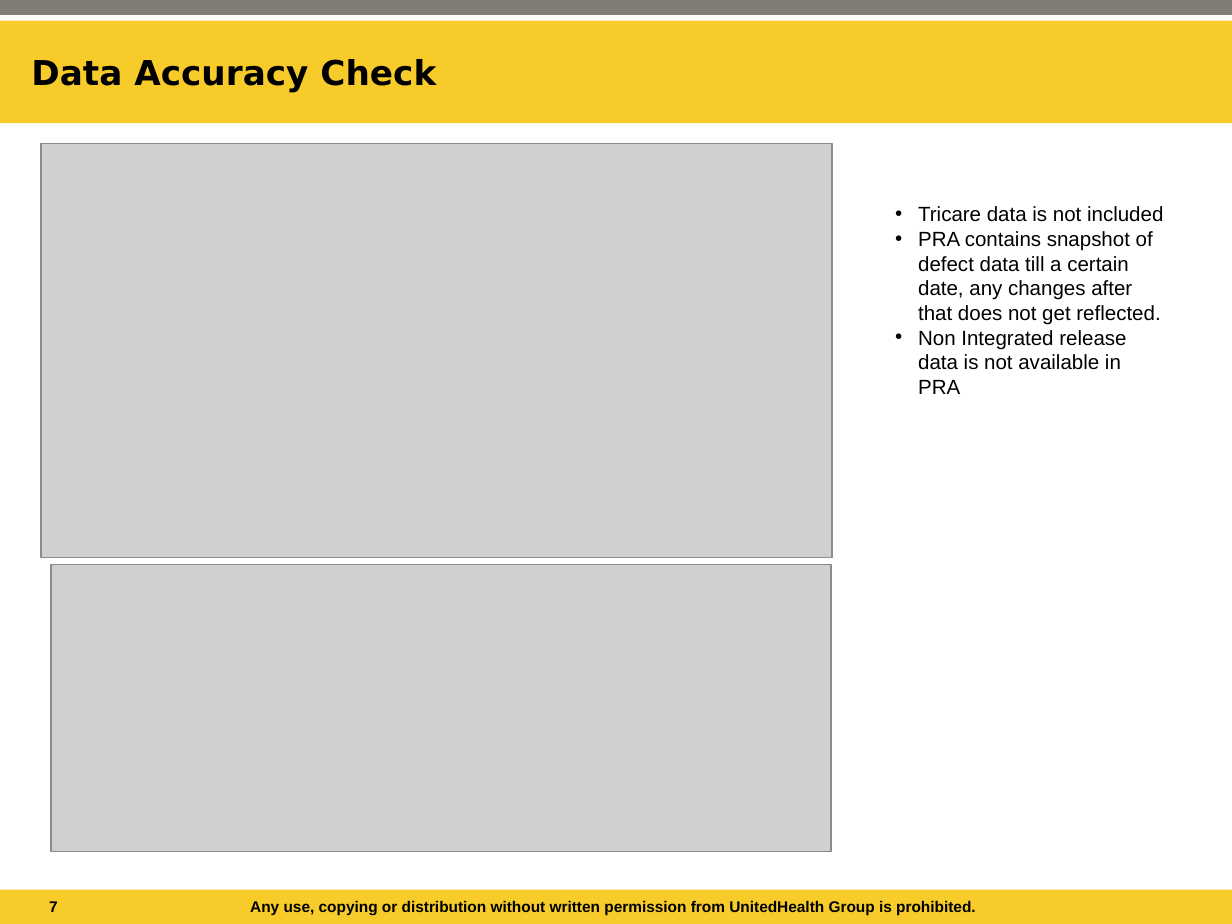
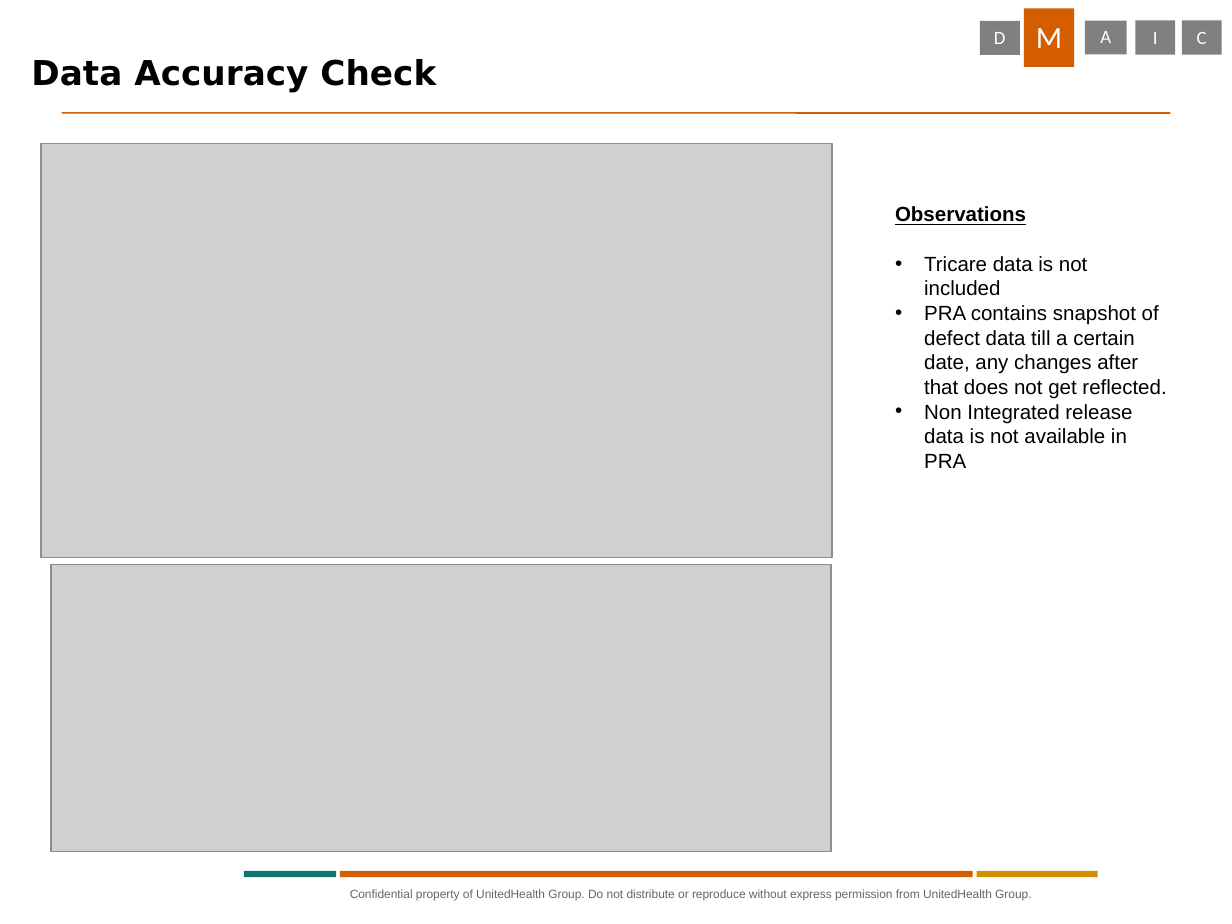
Before and after one commit to tp70227/GBDocs, a slide deck: slide 10 of Final update - DD GB.ppt (slide 7 before the commit). Drawn at 1232x924 pixels with LibreOffice and Linux fonts; fonts in the diff are those of the drawing; grey boxes stand for pictures; background and template pictures are left out. Boxes give left, top, right and bottom in pixels: in the first picture for what was removed or moved away, otherwise in the second. Text is boxed around its words. In the diff, an @@ line names an element or a change of style, - is before the commit and + after.

Commit message:
Commit after analysis phase
-all the data till analysis phase
-Final analysis data is in final data of GB

```diff
--- a/Final update - DD GB.ppt
+++ b/Final update - DD GB.ppt
@@ rectangle removed at (x1=0, y1=21, x2=1232, y2=123) @@
@@ rectangle removed at (x1=0, y1=0, x2=1232, y2=16) @@
@@ rectangle added at (x1=979, y1=21, x2=1019, y2=55), fill #808080, 11 pt, text #FFFFFF @@
+D
@@ rectangle added at (x1=1024, y1=9, x2=1074, y2=68), fill #D45D00, 18 pt, text #FFFFFF @@
+M
@@ rectangle added at (x1=1085, y1=21, x2=1127, y2=54), fill #808080, 11 pt, text #FFFFFF @@
+A
@@ rectangle added at (x1=1136, y1=21, x2=1175, y2=55), fill #808080, 11 pt, text #FFFFFF @@
+I
@@ rectangle added at (x1=1181, y1=21, x2=1221, y2=55), fill #808080, 11 pt, text #FFFFFF @@
+C
@@ freeform shape added at (x1=62, y1=113, x2=1170, y2=113), outline #D45D00 0.99 pt @@
@@ text at (x1=895, y1=206, x2=1026, y2=225): paragraph added @@
+Observations
@@ text at (x1=924, y1=256, x2=1166, y2=444): indent changed @@
@@ rectangle removed at (x1=0, y1=890, x2=1232, y2=924) @@
@@ rectangle added at (x1=244, y1=871, x2=336, y2=877), fill #0D776E @@
@@ rectangle added at (x1=340, y1=871, x2=973, y2=877), fill #D45D00 @@
@@ text at (x1=350, y1=889, x2=1031, y2=901): text changed; size 9 to 7 pt; text colour #000000 to #63666A; bold off @@
-Any use, copying or distribution without written permission from UnitedHealth Group is prohibited.
+Confidential property of UnitedHealth Group. Do not distribute or reproduce without express permission from UnitedHealth Group.
@@ rectangle added at (x1=977, y1=871, x2=1098, y2=877), fill #D19000 @@
@@ page number removed at (x1=49, y1=901, x2=58, y2=912) @@
-7
```
Also in this commit, not shown: 11 other slides changed, 11 slides added, 1 slide removed, 4 other files.
